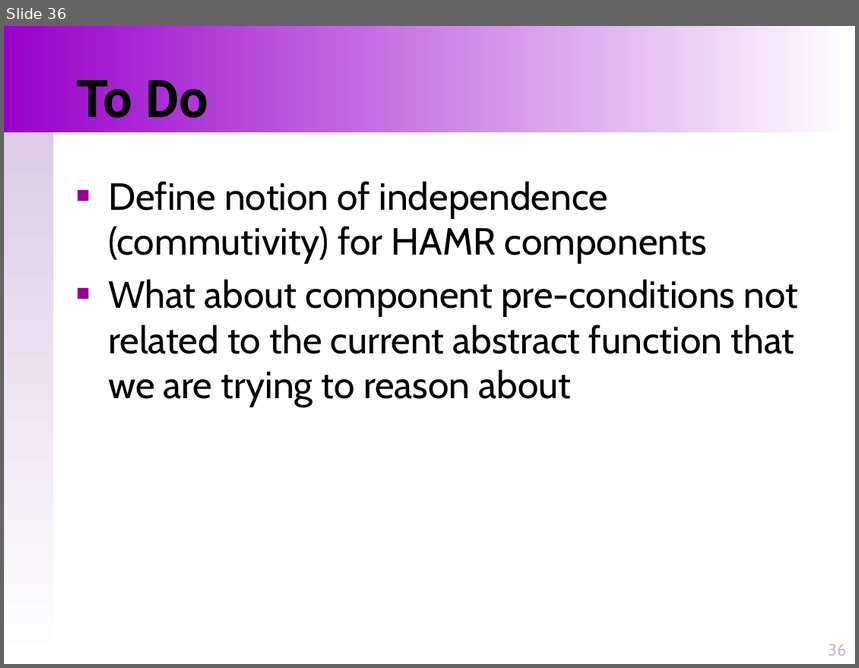
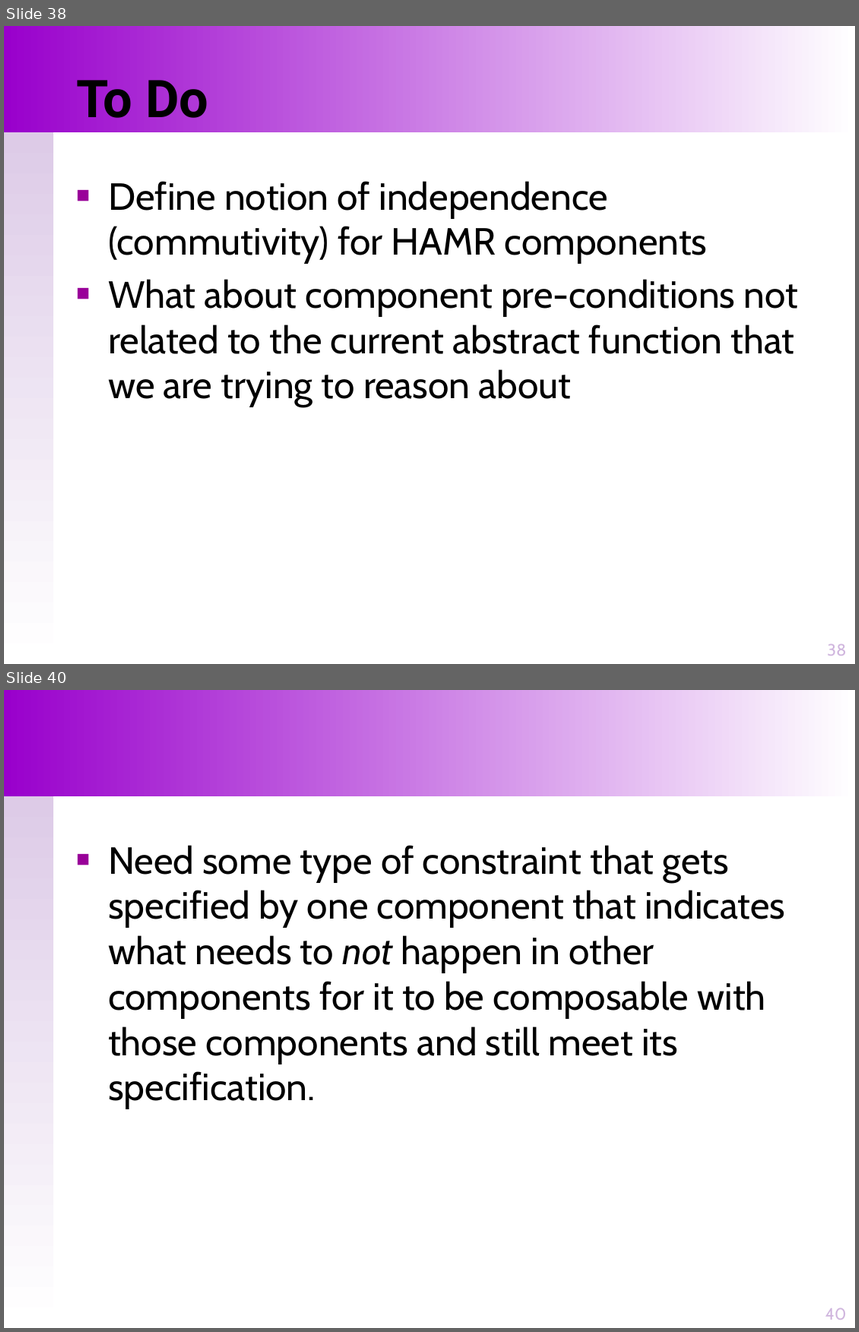
Before and after one commit to loonwerks/INSPECTA-models, a slide deck: GUMBO-compositional-reasoning/GUMBO-system-reasoning-principles.pptx. Shown one above the other, each under a label of ours: slide 36 before the commit, slides 38 and 40 after it; the slides between them are not shown. The pictures are 859x668 and 859x1332 pixels, drawn with LibreOffice and Linux fonts; fonts in the diff are those of the drawing. Boxes give left, top, right and bottom in pixels: in the first picture for what was removed or moved away, otherwise in the second. Text is boxed around its words. In the diff, an @@ line names an element or a change of style, - is before the commit and + after.

```diff
--- a/GUMBO-compositional-reasoning/GUMBO-system-reasoning-principles.pptx
+++ b/GUMBO-compositional-reasoning/GUMBO-system-reasoning-principles.pptx
@@ slide 40 added at [4,690,855,1328], background #FFFFFF; not listed: 2 template elements that a slide beside it also shows @@
@@ text added at [108,845,785,1109], 32 pt, text #000000 @@
+■ Need some type of constraint that gets specified by one component that indicates what needs to not happen in other components for it to be composable with those components and still meet its specification.
@@ page number added at [826,1309,847,1320], 14 pt, text #D0B6DE @@
+40
@@ what was slide 36 is now slide 38 @@
@@ page number at [827,645,846,656]: text changed @@
-36
+38
```
Also in this commit, not shown: 3 other slides added, 3 other files.
